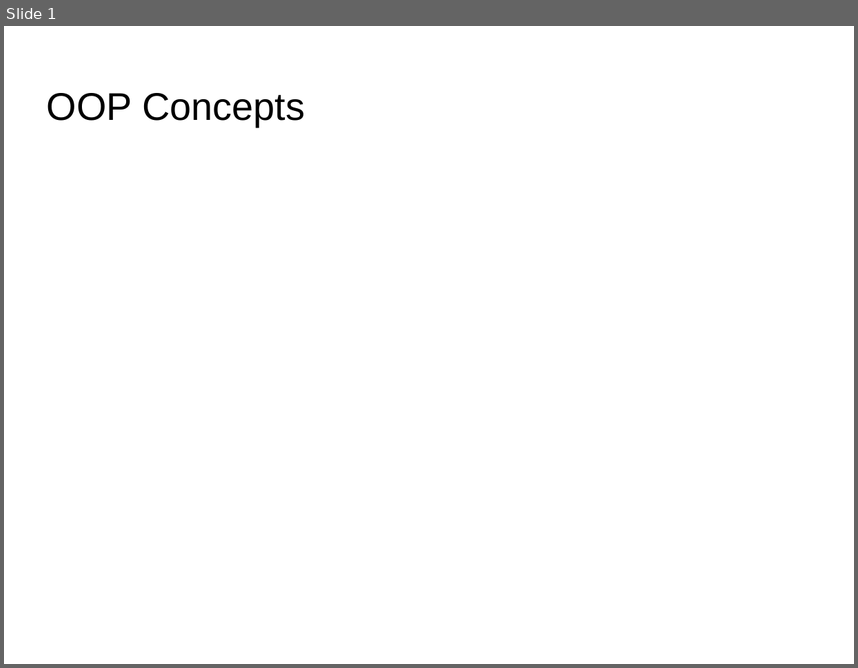
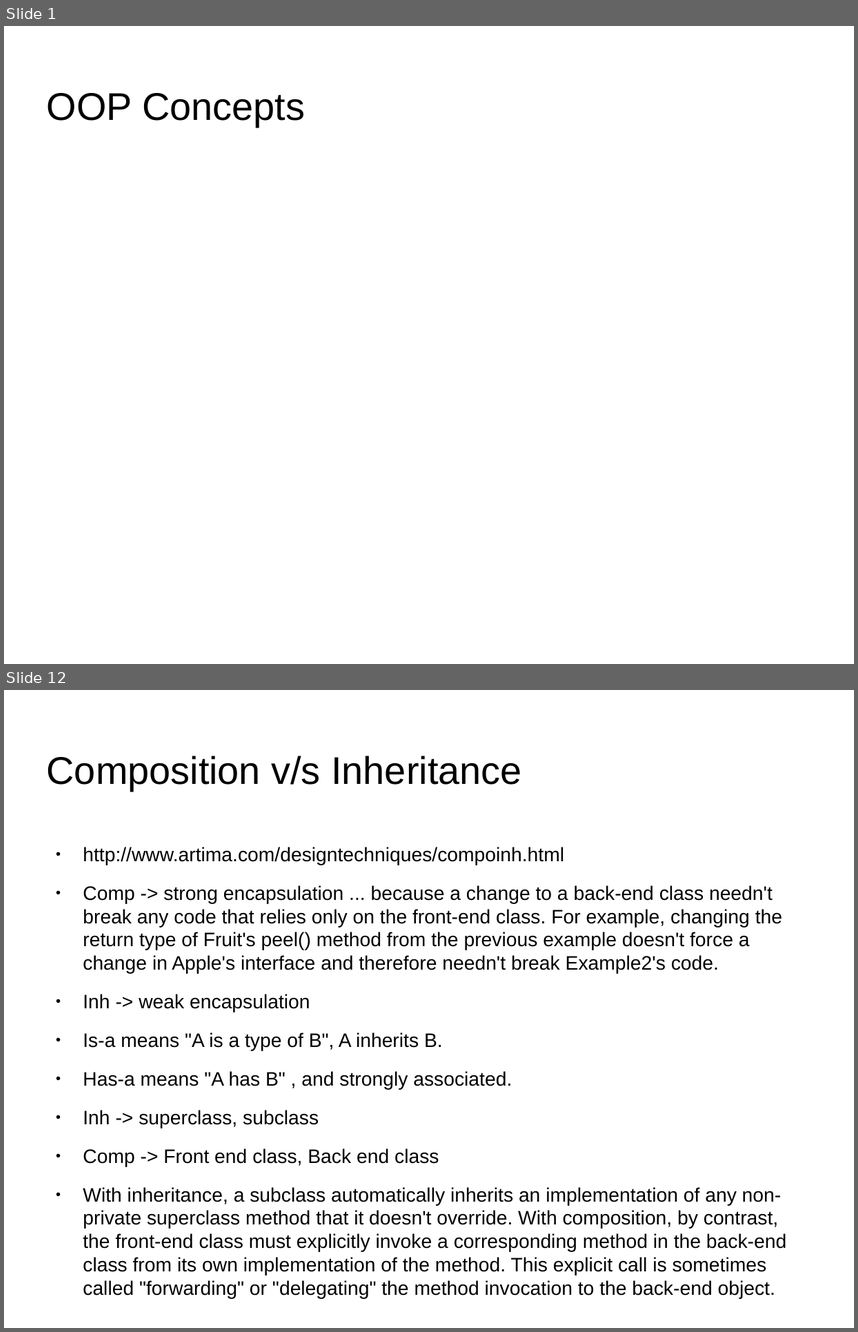
Before and after one commit to tanmayrajani/Internship_PreWork, a slide deck: OOP/OOP_Concepts.odp. Shown one above the other, each under a label of ours: slide 1 before the commit, slides 1 and 12 after it; the slides between them are not shown. The pictures are 858x668 and 858x1332 pixels, drawn with LibreOffice and Linux fonts; fonts in the diff are those of the drawing; background and template pictures are left out. Boxes give left, top, right and bottom in pixels: in the first picture for what was removed or moved away, otherwise in the second. Text is boxed around its words. In the diff, an @@ line names an element or a change of style, - is before the commit and + after.

```diff
--- a/OOP/OOP_Concepts.odp
+++ b/OOP/OOP_Concepts.odp
@@ slide 12 added at <box>4,690,854,1328</box>, background picture (left out) @@
@@ title added at <box>47,756,522,791</box>, 36 pt, text #000000 @@
+Composition v/s Inheritance
@@ text added at <box>83,847,786,1299</box>, 18.2 pt, text #000000 @@
+● http://www.artima.com/designtechniques/compoinh.html
+● Comp -> strong encapsulation ... because a change to a back-end class needn't break any code that relies only on the front-end class. For example, changing the return type of Fruit's peel() method from the previous example doesn't force a change in Apple's interface and therefore needn't break Example2's code.
+● Inh -> weak encapsulation
+● Is-a means "A is a type of B", A inherits B.
+● Has-a means "A has B" , and strongly associated.
+● Inh -> superclass, subclass
+● Comp -> Front end class, Back end class
+● With inheritance, a subclass automatically inherits an implementation of any non-private superclass method that it doesn't override. With composition, by contrast, the front-end class must explicitly invoke a corresponding method in the back-end class from its own implementation of the method. This explicit call is sometimes called "forwarding" or "delegating" the method invocation to the back-end object.
```
Also in this commit, not shown: 14 other slides added, 4 other files.
